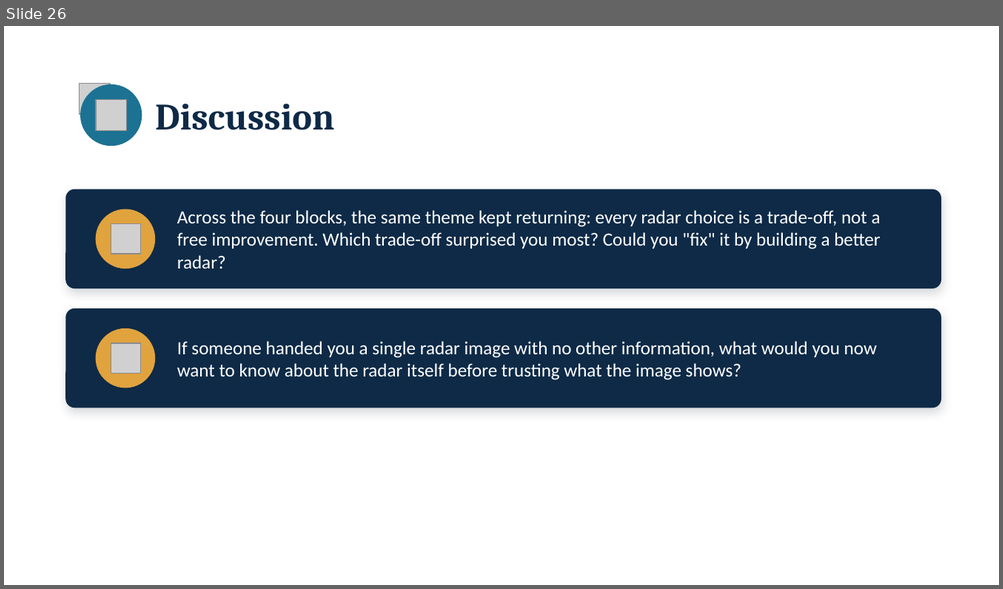
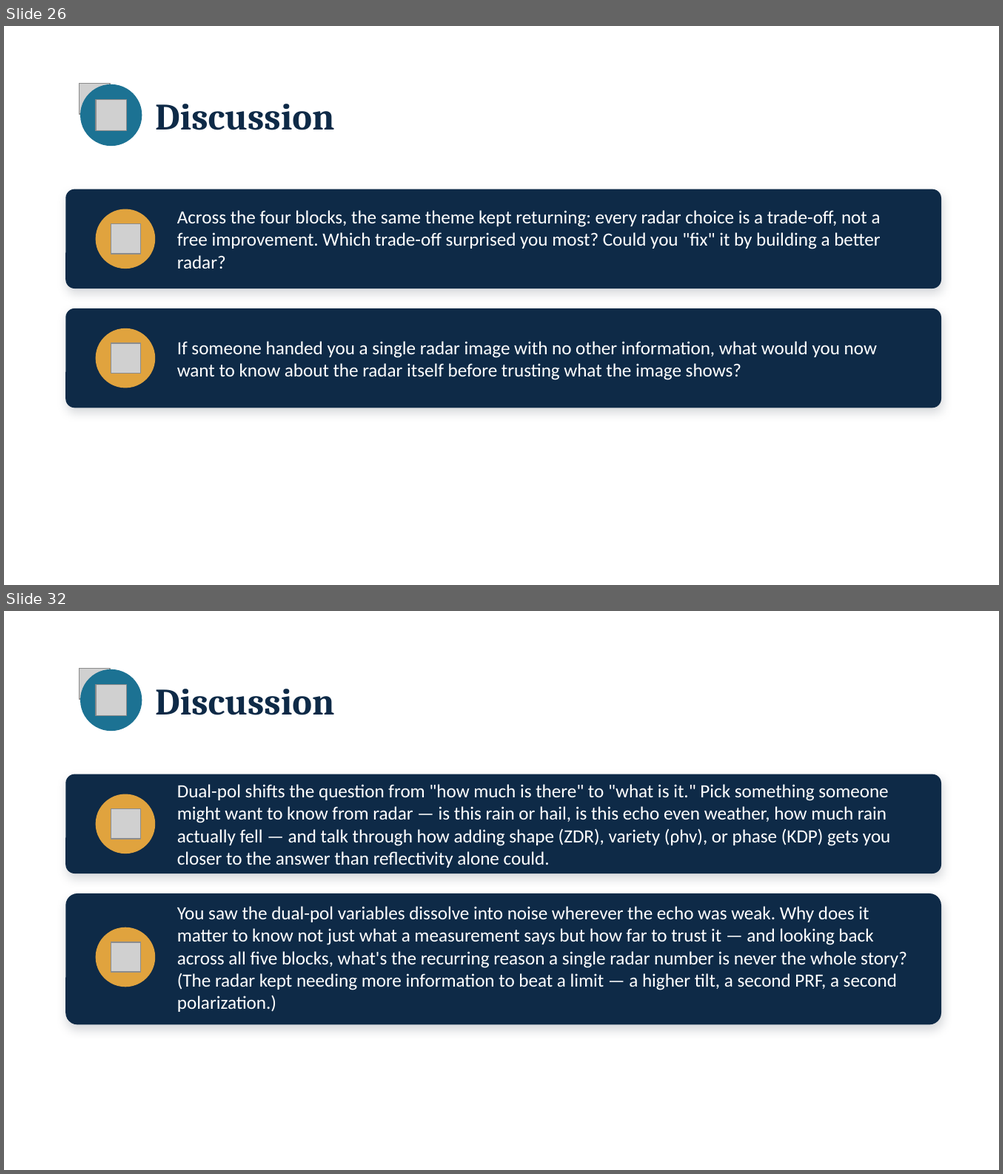
Before and after one commit to sebastiantorr/Clouds4Africa, a slide deck: Reading_the_Radar_pre-block_slides.pptx. Shown one above the other, each under a label of ours: slide 26 before the commit, slides 26 and 32 after it; the slides between them are not shown. The pictures are 1003x589 and 1003x1174 pixels, drawn with LibreOffice and Linux fonts; fonts in the diff are those of the drawing; grey boxes stand for pictures. Boxes give left, top, right and bottom in pixels: in the first picture for what was removed or moved away, otherwise in the second. Text is boxed around its words. In the diff, an @@ line names an element or a change of style, - is before the commit and + after.

```diff
--- a/Reading_the_Radar_pre-block_slides.pptx
+++ b/Reading_the_Radar_pre-block_slides.pptx
@@ slide 32 added at bbox=[4, 611, 999, 1170], background #FFFFFF @@
@@ picture added at bbox=[79, 668, 111, 698] @@
@@ ellipse added at bbox=[80, 669, 142, 732], fill #1C7293 @@
@@ picture added at bbox=[96, 684, 126, 715] @@
@@ text added at bbox=[155, 689, 334, 715], 27 pt, text #0E2A47, bold @@
+Discussion
@@ rounded rectangle added at bbox=[65, 774, 941, 874], fill #0E2A47 @@
@@ text added at bbox=[177, 784, 891, 868], 13.5 pt, text #FFFFFF @@
+Dual-pol shifts the question from "how much is there" to "what is it." Pick something someone might want to know from radar — is this rain or hail, is this echo even weather, how much rain actually fell — and talk through how adding shape (ZDR), variety (ρhv), or phase (KDP) gets you closer to the answer than reflectivity alone could.
@@ ellipse added at bbox=[96, 794, 155, 854], fill #E0A33E @@
@@ picture added at bbox=[111, 809, 140, 839] @@
@@ rounded rectangle added at bbox=[65, 894, 941, 1025], fill #0E2A47 @@
@@ text added at bbox=[177, 906, 907, 1012], 13.5 pt, text #FFFFFF @@
+You saw the dual-pol variables dissolve into noise wherever the echo was weak. Why does it matter to know not just what a measurement says but how far to trust it — and looking back across all five blocks, what's the recurring reason a single radar number is never the whole story? (The radar kept needing more information to beat a limit — a higher tilt, a second PRF, a second polarization.)
@@ ellipse added at bbox=[96, 927, 155, 987], fill #E0A33E @@
@@ picture added at bbox=[111, 943, 140, 972] @@
```
Also in this commit, not shown: 2 slides changed, 5 other slides added, 4 other files.
